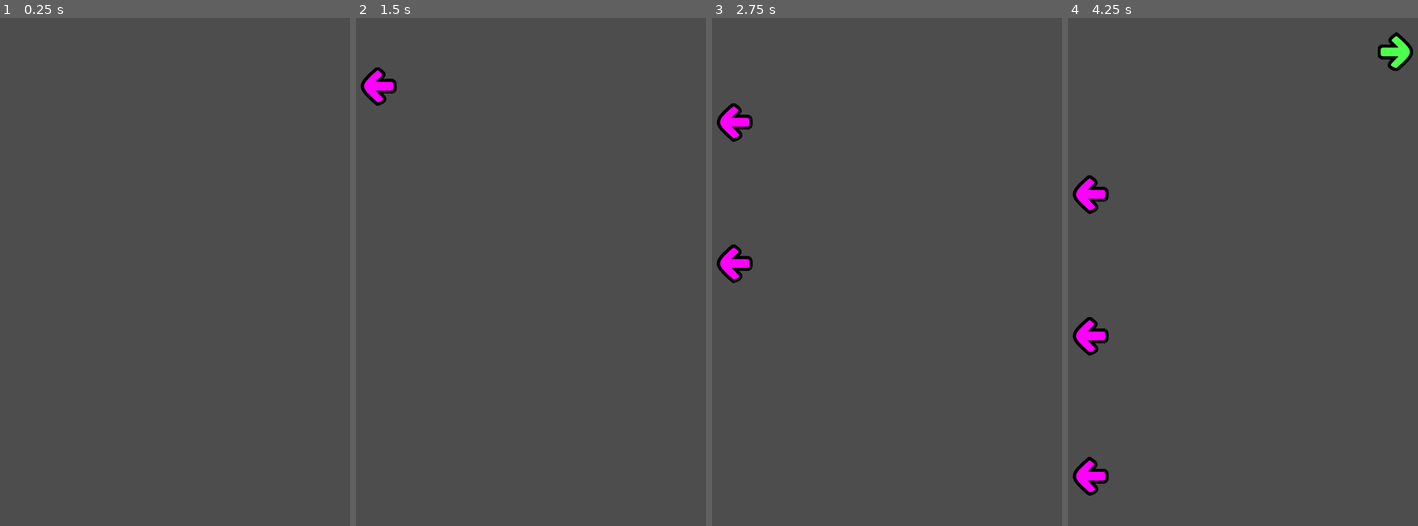
Above: before the commit, frames 1-4 (left to right).
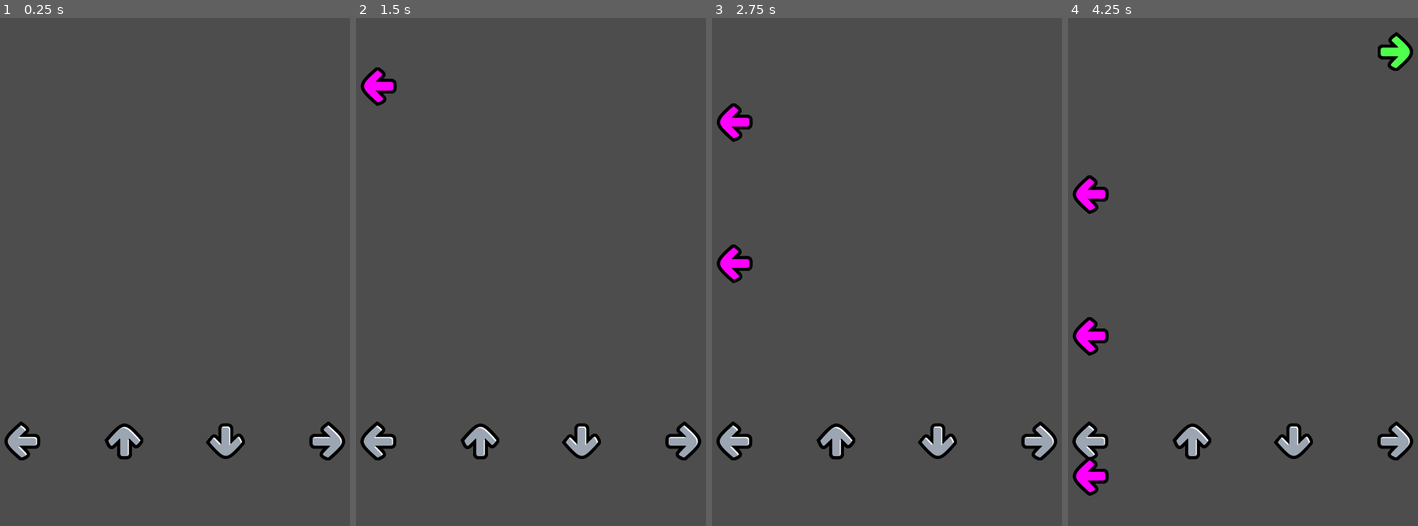
Above: after the commit, the same moments.

Repository: CalebDevonport/GameJam
Game: Godot game, scene res://main.tscn
Two runs of this game, one before a commit and one after it. Both use one fixed random seed, a clock stepped at 60 frames per second and the inputs below.
Inputs:
- Up to frame 1 (0.25 s): no input
- Up to frame 2 (1.5 s): tap Enter at 0.5 s; hold D (input_right) 0.53-1.28 s; hold Down (input_down) from 1.28 s (still down)
- Up to frame 3 (2.75 s): release Down (input_down) at 2.03 s; hold D (input_right) from 2.03 s (still down)
- Up to frame 4 (4.25 s): release D (input_right) at 2.78 s; hold W (input_up) 2.78-3.53 s; hold A (input_left) from 3.53 s (still down)

The runs differ from the first frame. In frame 1, 1.9% of the frame differs, in the area x 1-99%, y 79-88%; in frame 2, 1.9%; in frame 3, 1.9%; in frame 4, 1.9%.

Commit message:
changes

Diff:
--- a/arrow.gd
+++ b/arrow.gd
@@ -1,7 +1,6 @@
 extends RigidBody2D
 
 # Called when the node enters the scene tree for the first time.
-enum {UP, DOWN, LEFT, RIGHT}
 func _ready():
 	hide()
 
--- a/goal.gd
+++ b/goal.gd
@@ -2,7 +2,6 @@
 
 signal increase_point
 signal arrow_missed
-enum {UP, DOWN, LEFT, RIGHT}
 var screen_size
 var direction_used
 var has_collision = false
@@ -22,23 +21,23 @@
 	direction_used = direction
 	show()
 	$CollisionShape2D.disabled = false
-	if direction == UP:
+	if direction == 0:
+		$AnimatedSprite2D.animation = "left"
+	elif direction == 1:
 		$AnimatedSprite2D.animation = "up"
-	elif direction == DOWN:
+	elif direction == 2:
 		$AnimatedSprite2D.animation = "down"
-	elif direction == LEFT:
-		$AnimatedSprite2D.animation = "left"
-	elif direction == RIGHT:
+	elif direction == 3:
 		$AnimatedSprite2D.animation = "right"
 
 func _get_action_name(direction):
-	if direction == UP:
+	if direction == 0:
+		return "input_left"
+	elif direction == 1:
 		return "input_up"
-	elif direction == DOWN:
+	elif direction == 2:
 		return "input_down"
-	elif direction == LEFT:
-		return "input_left"
-	elif direction == RIGHT:
+	elif direction == 3:
 		return "input_right"
 
 func _on_area_exited(area):
--- a/main.gd
+++ b/main.gd
@@ -5,6 +5,7 @@
 var spawn_points = []
 
 @export var arrow_scene: PackedScene
+@export var goal_scene: PackedScene
 
 # Called when the node enters the scene tree for the first time.
 func _ready():
@@ -17,6 +18,10 @@
 	var width = get_viewport().get_visible_rect().size.x
 	var spawn_x_size = width / 5
 	spawn_points = [spawn_x_size, spawn_x_size * 2, spawn_x_size * 3, spawn_x_size * 4]
+	for i in spawn_points.size():
+		var goal = goal_scene.instantiate()
+		goal.start(Vector2(spawn_points[i], 600), i)
+		add_child(goal)
 
 # Called every frame. 'delta' is the elapsed time since the previous frame.
 func _process(delta):
--- a/main.tscn
+++ b/main.tscn
@@ -1,8 +1,10 @@
-[gd_scene load_steps=3 format=3 uid="uid://b0fuj4tpdr3g1"]
+[gd_scene load_steps=4 format=3 uid="uid://b0fuj4tpdr3g1"]
 
 [ext_resource type="Script" path="res://main.gd" id="1_02dat"]
 [ext_resource type="PackedScene" uid="uid://be0u7h1axp7bs" path="res://arrow.tscn" id="2_un8jb"]
+[ext_resource type="PackedScene" uid="uid://dcbkmfep3rx5l" path="res://goal.tscn" id="3_suevq"]
 
 [node name="Main" type="Node"]
 script = ExtResource("1_02dat")
 arrow_scene = ExtResource("2_un8jb")
+goal_scene = ExtResource("3_suevq")
Not shown: 1 places in arrow.tscn that only renumber resources
Not shown: 1 places in goal.tscn that only renumber resources
